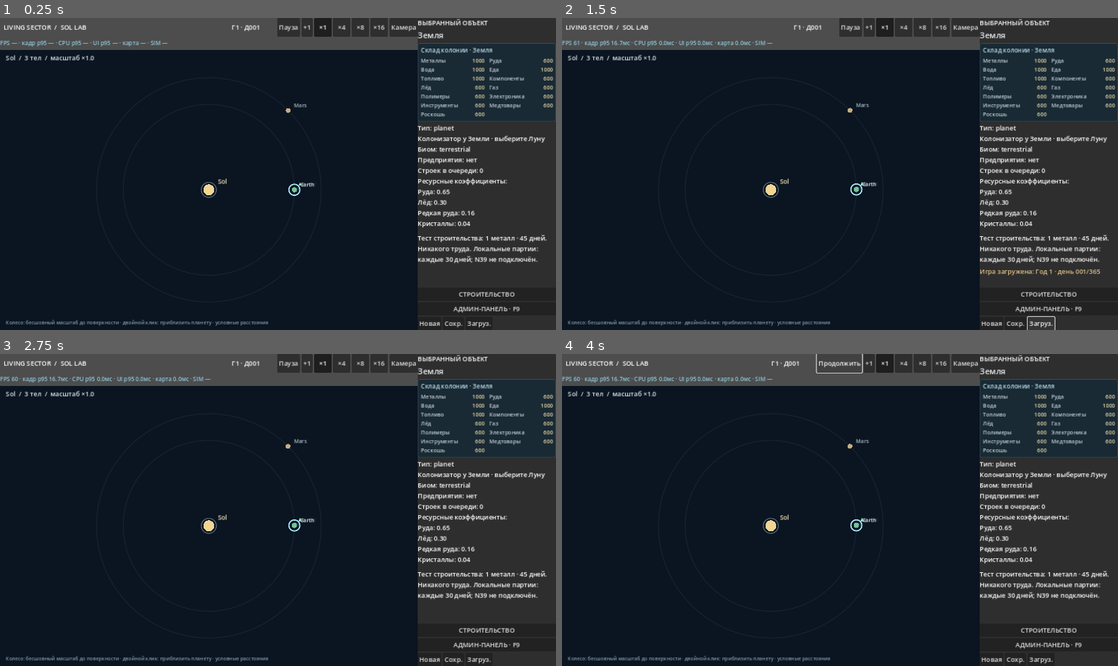
Above: before the commit, frames 1-4 (two rows, left to right).
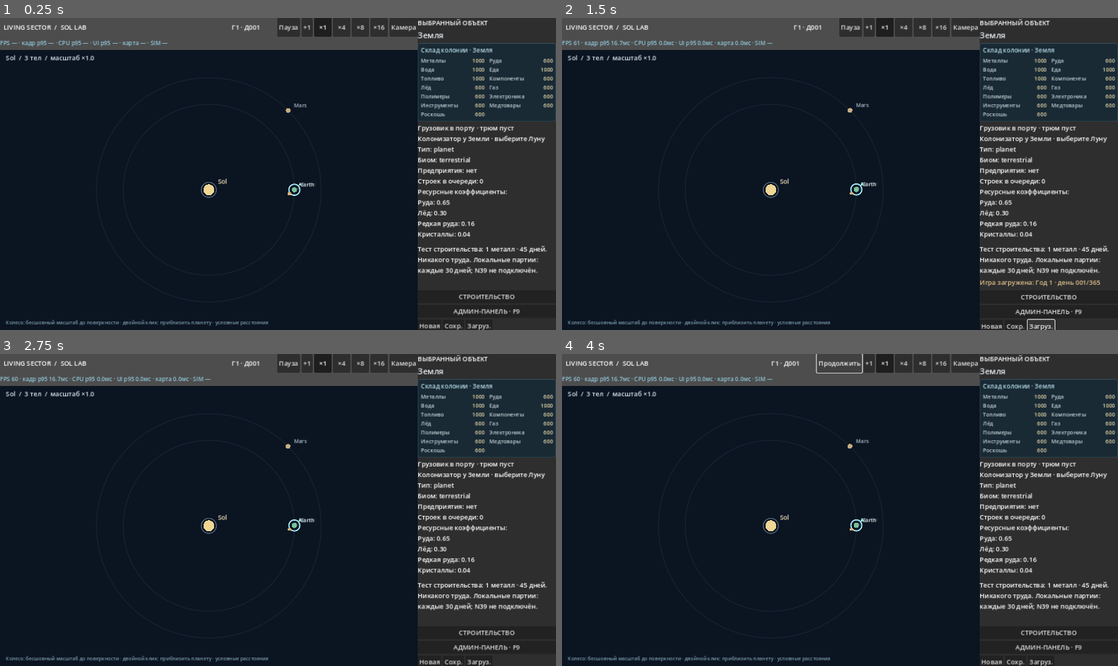
Above: after the commit, the same moments.

Repository: Mefits/Living-Sector
Game: Godot game, scene res://scenes/main.tscn
Two runs of this game, one before a commit and one after it. Both use one fixed random seed, a clock stepped at 60 frames per second and the inputs below.
Inputs:
- Up to frame 1 (0.25 s): no input
- Up to frame 2 (1.5 s): click "Сохр." at 0.5 s; click "Загруз." at 1.25 s
- Up to frame 3 (2.75 s): click "Новая" at 2 s
- Up to frame 4 (4 s): click "Новая" at 2.75 s; click "Пауза" at 3.5 s

The runs differ from the first frame. In frame 1, 2.7% of the frame differs, in the area x 51-99%, y 34-100%; in frame 2, 3.0%; in frame 3, 2.7%; in frame 4, 2.7%.

Commit message:
Sol Lab: carry a ten-metal shipment between completed surface ports

Diff:
--- a/sol_lab/scripts/main.gd
+++ b/sol_lab/scripts/main.gd
@@ -23,6 +23,7 @@
 var native_time: float = 0.0
 var visual_tick_count: int = 0
 var visual_clock = NativeClock.new()
+var freight_button: Button
 var colony_button: Button
 var construction = ConstructionRuntime.new()
 var construction_ui_elapsed: float = 0.0
@@ -158,6 +159,7 @@
     var filler := Control.new()
     filler.size_flags_vertical = Control.SIZE_EXPAND_FILL
     contents.add_child(filler)
+    freight_button = _button(contents, "Доставить 10 металла с Земли", _send_freight)
     colony_button = _button(contents, "Колонизировать Луну", _colonize_luna)
     _button(contents, "СТРОИТЕЛЬСТВО", _open_build)
     mode_button = _button(contents, "АДМИН-ПАНЕЛЬ · F9", _toggle_admin)
@@ -284,6 +286,11 @@
     if frame_profiler.display_due():
         _update_performance_label()
 
+func _send_freight() -> void:
+    if selected == "luna" and construction.dispatch_freight():
+        _show_selected()
+        _update_native_map()
+
 func _colonize_luna() -> void:
     if selected == "luna" and construction.expedition.depart(native_time):
         _show_selected()
@@ -307,6 +314,18 @@
             "Строек в очереди: %d" % _pending_on(selected),
             "Ресурсные коэффициенты:"
         ]
+        var ship = construction.freight
+        freight_button.visible = selected == "luna" and Model.colony(world, "luna") and ship.location == "earth"
+        if freight_button.visible:
+            var reason: String = construction.freight_blocker()
+            freight_button.disabled = not reason.is_empty()
+            if freight_button.disabled:
+                items.insert(0, reason)
+        if selected in ["earth", "luna"]:
+            if ship.location == "transit":
+                items.insert(0, "Грузовик → Луна · в трюме %d металла · %s" % [ship.cargo, Calendar.calendar_text(ship.arrival)])
+            elif selected == ship.location:
+                items.insert(0, "Грузовик в порту · трюм пуст")
         var expedition = construction.expedition
         colony_button.visible = selected == "luna" and expedition.ship.get("location") == "earth-colony"
         if selected in ["earth", "luna"] and not expedition.ship.is_empty():
@@ -460,6 +479,7 @@
     move_child(native_view, 0)
     native_view.set_world(_native_view_world())
     native_view.select_body(selected)
+    native_view.freight_progress = construction.freight.progress(native_time)
     native_view.colonizer_progress = construction.expedition.progress(native_time)
     native_view.set_native_station_time(native_time)
 
@@ -468,6 +488,7 @@
         return
     var begun: int = Time.get_ticks_usec()
     native_view.update_world(_native_view_world())
+    native_view.freight_progress = construction.freight.progress(native_time)
     native_view.colonizer_progress = construction.expedition.progress(native_time)
     native_view.set_native_station_time(native_time)
     _map_view_last_usec = maxi(0, Time.get_ticks_usec() - begun)
--- a/sol_lab/scripts/sol_building_model.gd
+++ b/sol_lab/scripts/sol_building_model.gd
@@ -17,6 +17,7 @@
  "administrative_center": [-0.46, -0.34],
  "mining_rig": [0.43, -0.34],
  "refinery": [-0.41, 0.34],
+ "spaceport": [0.02, 0.65],
  "farm": [0.44, 0.33]
 }
 const BATCH_UNITS: Dictionary = {
--- a/sol_lab/scripts/sol_construction_runtime.gd
+++ b/sol_lab/scripts/sol_construction_runtime.gd
@@ -11,6 +11,8 @@
 var now_native: float = 0.0
 var next_id: int = 1
 var sites: Array = []
+const SupplyFlight = preload("res://scripts/sol_supply_flight.gd")
+var freight := SupplyFlight.new()
 var expedition := preload("res://scripts/sol_lunar_expedition.gd").new()
 var initial_markets := 0
 var initial_manifest: Dictionary
@@ -22,6 +24,8 @@
 
 func setup(source_world: Dictionary, building_settings: Dictionary) -> void:
  world = source_world
+ freight = SupplyFlight.new()
+ _ensure_home_port()
  expedition.reset(world)
  initial_markets = world.get("markets", []).size()
  initial_manifest = expedition.snapshot()
@@ -128,6 +132,9 @@
  if expedition.ship.get("location", "") == "transit" and now_native >= float(expedition.ship.arrival):
   if expedition.land_if_due(world, now_native, _colony_owner("earth")):
    completed.append("Колония на Луне основана")
+ if freight.location == "transit" and now_native >= freight.arrival:
+  freight.unload(_market_for("luna").supply)
+  completed.append("На Луну доставлено 10 металла")
  var remaining: Array = []
  for site in sites:
   if now_native + 0.000001 < float(site["finish_native"]):
@@ -164,6 +171,7 @@
 func snapshot() -> Dictionary:
  return {
   "version": VERSION,
+  "freight": freight.snapshot(),
   "expedition": expedition.snapshot(),
   "system_id": str(world.get("system", {}).get("id", "")),
   "native_time": now_native,
@@ -252,10 +260,15 @@
    return false
   if int(m["supply"].get("metals", -1)) < 0:
    return false
+ var restored_freight := SupplyFlight.new()
+ if data.has("freight") and not restored_freight.restore(data.freight, float(t), lunar and _has_port(input_facilities, "luna")):
+  return false
  # Commit all restored domains only after all checks pass.
  expedition.restore(world, manifest)
  world["facilities"] = input_facilities.duplicate(true)
  world["markets"] = input_markets.duplicate(true)
+ freight = restored_freight
+ _ensure_home_port()
  sites = input_sites.duplicate(true)
  now_native = float(t)
  _index_producers()
@@ -373,3 +386,33 @@
    str(entry.recipe.name),
    str(entry.facility.get("production_status", "Ожидается первый выпуск"))])
  return "\n".join(lines)
+
+
+
+func _has_port(facilities: Array, body: String) -> bool:
+ for f in facilities:
+  if f.get("body") == body and f.get("type") == "spaceport":
+   return true
+ return false
+
+func _ensure_home_port() -> void:
+ if world.get("system", {}).get("id") != "system-sol" or _colony_owner("earth").is_empty():
+  return
+ if Model.built_or_pending(world, "earth", "spaceport"):
+  return
+ world.facilities.append({"id":"earth-starter-spaceport", "type":"spaceport",
+  "body":"earth", "location":"earth-colony", "name":"Космопорт",
+  "surface_site":Model.surface_site("spaceport"), "faction_id":_colony_owner("earth")})
+
+func freight_blocker() -> String:
+ if freight.location != "earth":
+  return "Грузовик в пути" if freight.location == "transit" else "Грузовик на Луне"
+ for body in ["luna", "earth"]:
+  if not _has_port(world.facilities, body):
+   return "Нужен готовый космопорт на Луне" if body == "luna" else "Нужен готовый космопорт на Земле"
+ if Model.stock(world, "earth") < SupplyFlight.LOAD:
+  return "На Земле требуется 10 металла"
+ return ""
+
+func dispatch_freight() -> bool:
+ return freight_blocker().is_empty() and freight.depart(_market_for("earth").supply, now_native)
--- /dev/null
+++ b/sol_lab/scripts/sol_supply_flight.gd
@@ -0,0 +1,53 @@
+extends RefCounted
+## The route has one ship. Its cargo belongs to the ship until touchdown.
+const Calendar = preload("res://scripts/sol_calendar.gd")
+const LOAD := 10
+const DAYS := 12
+var location := "earth"
+var cargo := 0
+var arrival := 0.0
+
+func depart(supply: Dictionary, now: float) -> bool:
+ if location != "earth" or float(supply.get("metals", 0)) < LOAD:
+  return false
+ supply.metals -= LOAD
+ cargo = LOAD
+ arrival = now + Calendar.days_to_native(DAYS)
+ location = "transit"
+ return true
+
+func unload(supply: Dictionary) -> void:
+ supply["metals"] = float(supply.get("metals", 0)) + cargo
+ location = "luna"
+ cargo = 0
+ arrival = 0.0
+
+func progress(now: float) -> float:
+ if location == "earth":
+  return 0.0
+ if location == "luna":
+  return 1.0
+ return clampf(1.0 - (arrival - now) / Calendar.days_to_native(DAYS), 0.0, 1.0)
+
+func snapshot() -> Dictionary:
+ return {"location": location, "cargo": cargo, "arrival": arrival}
+
+func restore(data: Variant, now: float, lunar_port: bool) -> bool:
+ if not data is Dictionary:
+  return false
+ var place: Variant = data.get("location")
+ var end: Variant = data.get("arrival")
+ if not (end is int or end is float) or not is_finite(float(end)):
+  return false
+ if place == "transit":
+  if not lunar_port or data.get("cargo") != LOAD or end <= now or end > now + Calendar.days_to_native(DAYS) + 0.000001:
+   return false
+ elif place in ["earth", "luna"]:
+  if data.get("cargo") != 0 or end != 0 or (place == "luna" and not lunar_port):
+   return false
+ else:
+  return false
+ location = place
+ cargo = int(data.cargo)
+ arrival = float(end)
+ return true
--- a/sol_lab/scripts/star_system_view.gd
+++ b/sol_lab/scripts/star_system_view.gd
@@ -938,6 +938,7 @@
 func _live_ship_count(body_id: String) -> int:
     return int(_ships_by_body.get(body_id, 0))
 
+var freight_progress := -1.0
 var colonizer_progress := -1.0
 
 func _draw() -> void:
@@ -951,6 +952,11 @@
         var target := _body_position(_body_by_id("luna"), scale)
         var pos := origin.lerp(target, colonizer_progress)
         draw_colored_polygon(PackedVector2Array([pos + Vector2(0,-5), pos + Vector2(4,4), pos + Vector2(-4,4)]), Color("#93dfca"))
+    if freight_progress >= 0 and _draw_body_positions.has("earth") and _draw_body_positions.has("luna"):
+        var start: Vector2 = _draw_body_positions.earth + Vector2(-12, 10)
+        var end: Vector2 = _draw_body_positions.luna + Vector2(-8, 8)
+        var marker := start.lerp(end, freight_progress)
+        draw_rect(Rect2(marker - Vector2(5, 3), Vector2(10, 6)), Color("#e1b16e"))
     _last_draw_usec = maxi(0, Time.get_ticks_usec() - started)
     _max_draw_usec = maxi(_max_draw_usec, _last_draw_usec)
     _draw_calls += 1
--- /dev/null
+++ b/sol_lab/tests/sol_supply_flight_check.gd
@@ -0,0 +1,66 @@
+extends SceneTree
+## Run with a disposable user data directory: exercises real save/load buttons.
+func _initialize() -> void:
+ call_deferred("_check")
+
+func _check() -> void:
+ if FileAccess.file_exists("user://sol_lab_construction_save_v1.json"):
+  push_error("Use an empty test user data directory to preserve your save.")
+  quit(1)
+  return
+ var game = load("res://scenes/main.tscn").instantiate()
+ root.add_child(game)
+ var sim = game.construction
+ var earth_start: float = sim.colony_inventory("earth").supply.metals
+ game._native_body_selected({"id":"luna"})
+ game.colony_button.pressed.emit()
+ game.native_time = sim.expedition.ship.arrival
+ game._advance_construction()
+ game._order_build("luna", "mining_rig")
+ game._order_build("luna", "spaceport")
+ assert(game.freight_button.disabled and not sim.dispatch_freight())
+ assert(sim.colony_inventory("luna").supply.metals == 0)
+ game.native_time = sim.sites.back().finish_native
+ game._advance_construction()
+ assert(game.freight_button.visible and not game.freight_button.disabled)
+ game.freight_button.pressed.emit()
+ assert(sim.colony_inventory("earth").supply.metals == earth_start - 10)
+ assert(sim.freight.cargo == 10 and sim.colony_inventory("luna").supply.metals == 0)
+ assert(not sim.dispatch_freight())
+ game.native_time = (game.native_time + sim.freight.arrival) / 2
+ game._advance_construction()
+ game._pause()
+ game._process(10)
+ assert(game.native_time < sim.freight.arrival and sim.freight.cargo == 10)
+ game._save_game()
+ game.native_time = sim.freight.arrival
+ game._advance_construction()
+ game._load_game()
+ assert(sim.freight.location == "transit" and sim.freight.cargo == 10)
+ assert(sim.colony_inventory("luna").supply.metals == 0)
+ game.native_time = sim.freight.arrival
+ game._advance_construction()
+ game._advance_construction()
+ assert(sim.colony_inventory("luna").supply.metals == 10 and sim.freight.cargo == 0)
+ assert(sim.freight.location == "luna" and not sim.dispatch_freight())
+ game._order_build("luna", "refinery")
+ assert(sim.colony_inventory("luna").supply.metals == 9)
+ var legacy: Dictionary = sim.snapshot()
+ legacy.erase("freight")
+ assert(sim.restore(legacy))
+ assert(_earth_ports(sim) == 1)
+ legacy.facilities = legacy.facilities.filter(func(f): return f.id != "earth-starter-spaceport")
+ assert(sim.restore(legacy))
+ assert(_earth_ports(sim) == 1)
+ sim.world.facilities = sim.world.facilities.filter(func(f): return f.id != "earth-starter-spaceport")
+ assert(sim.order("earth", "spaceport").ok)
+ legacy = sim.snapshot()
+ legacy.erase("freight")
+ assert(sim.restore(legacy) and _earth_ports(sim) == 0)
+ sim.advance_to(sim.sites.back().finish_native)
+ assert(_earth_ports(sim) == 1)
+ print("SOL_SUPPLY_FLIGHT_PASS")
+ quit()
+
+func _earth_ports(sim) -> int:
+ return sim.world.facilities.filter(func(f): return f.body == "earth" and f.type == "spaceport").size()
